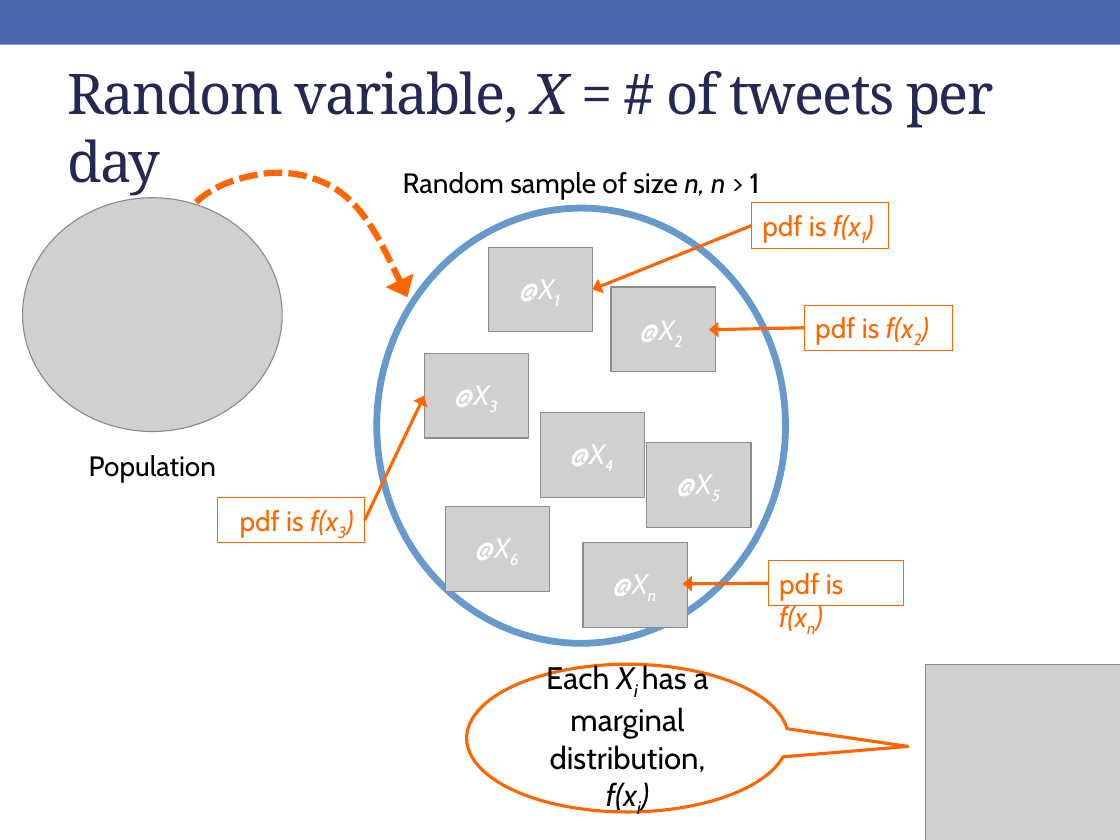
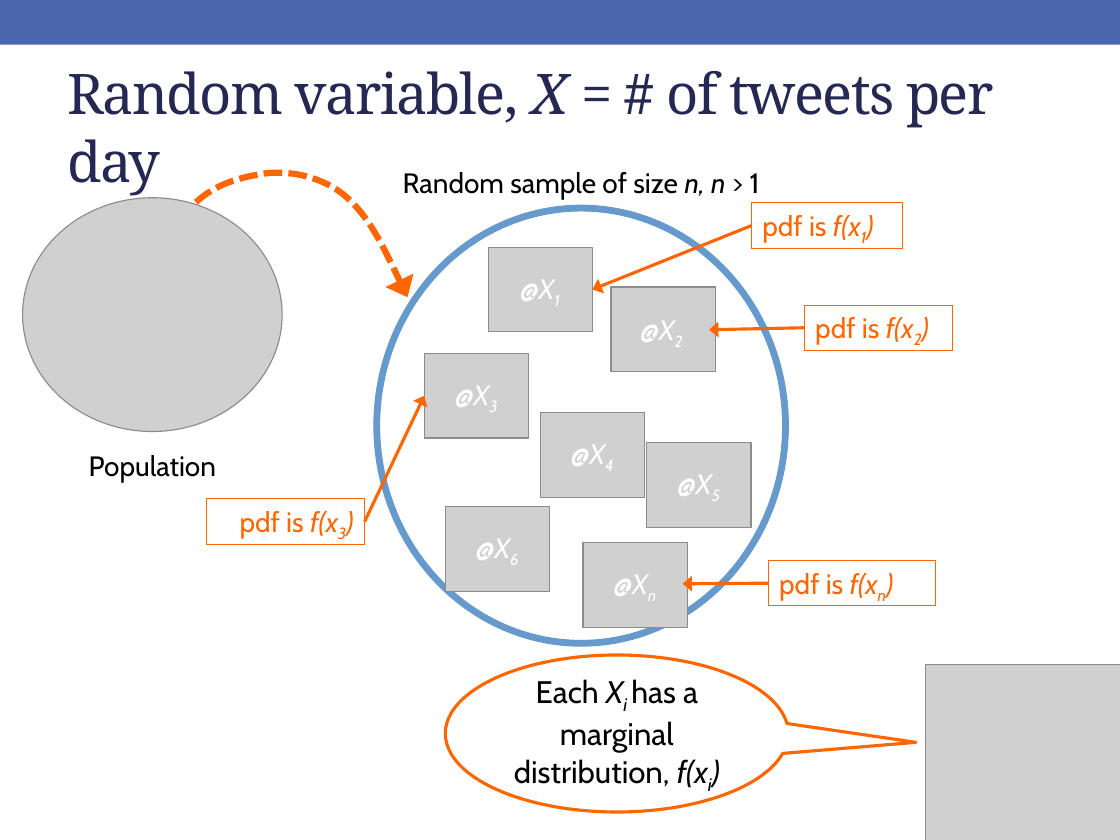
Before and after one commit to rebeccal/ohsu-math630, a slide deck: slide 10 of slides/cm042.pptx. Drawn at 1120x840 pixels with LibreOffice and Linux fonts; fonts in the diff are those of the drawing; grey boxes stand for pictures. Boxes give left, top, right and bottom in pixels: in the first picture for what was removed or moved away, otherwise in the second. Text is boxed around its words. In the diff, an @@ line names an element or a change of style, - is before the commit and + after.

```diff
--- a/slides/cm042.pptx
+++ b/slides/cm042.pptx
@@ rectangle "pdf is f(x1)": place and size @@
-rectangle "pdf is f(x1)" at <box>752,203,888,248</box>
+rectangle "pdf is f(x1)" at <box>752,203,903,248</box>
@@ rectangle "pdf is f(x3)": place and size @@
-rectangle "pdf is f(x3)" at <box>217,497,364,542</box>
+rectangle "pdf is f(x3)" at <box>206,500,364,544</box>
@@ rectangle "pdf is f(xn)": place and size @@
-rectangle "pdf is f(xn)" at <box>768,561,904,606</box>
+rectangle "pdf is f(xn)" at <box>768,561,935,606</box>
@@ speech bubble "Each Xi has a marginal ...": place and size @@
-speech bubble "Each Xi has a marginal ..." at <box>467,664,788,812</box>
+speech bubble "Each Xi has a marginal ..." at <box>446,655,788,812</box>
```
Also in this commit, not shown: 15 other slides changed, 4 other files.
